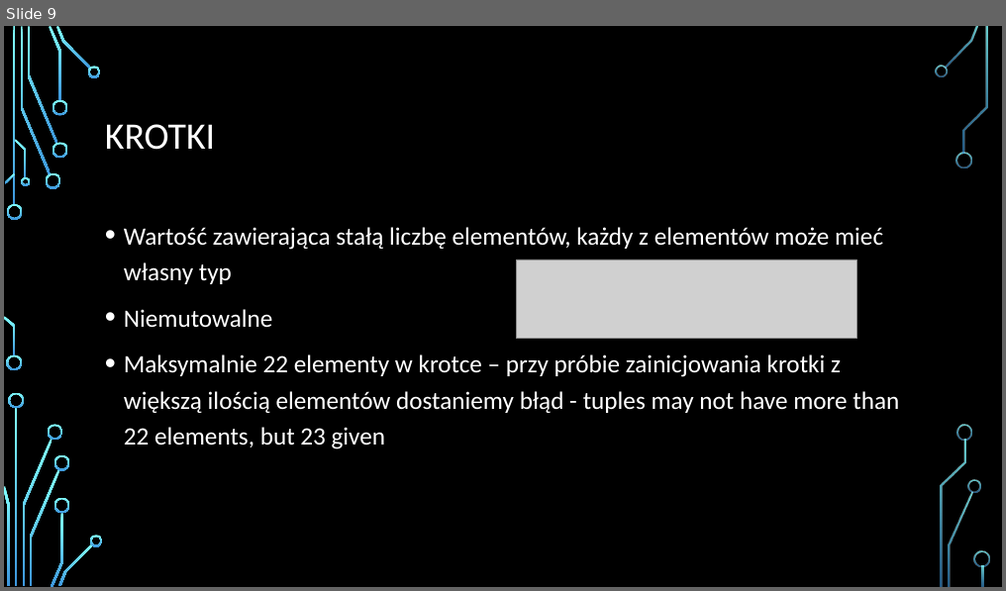
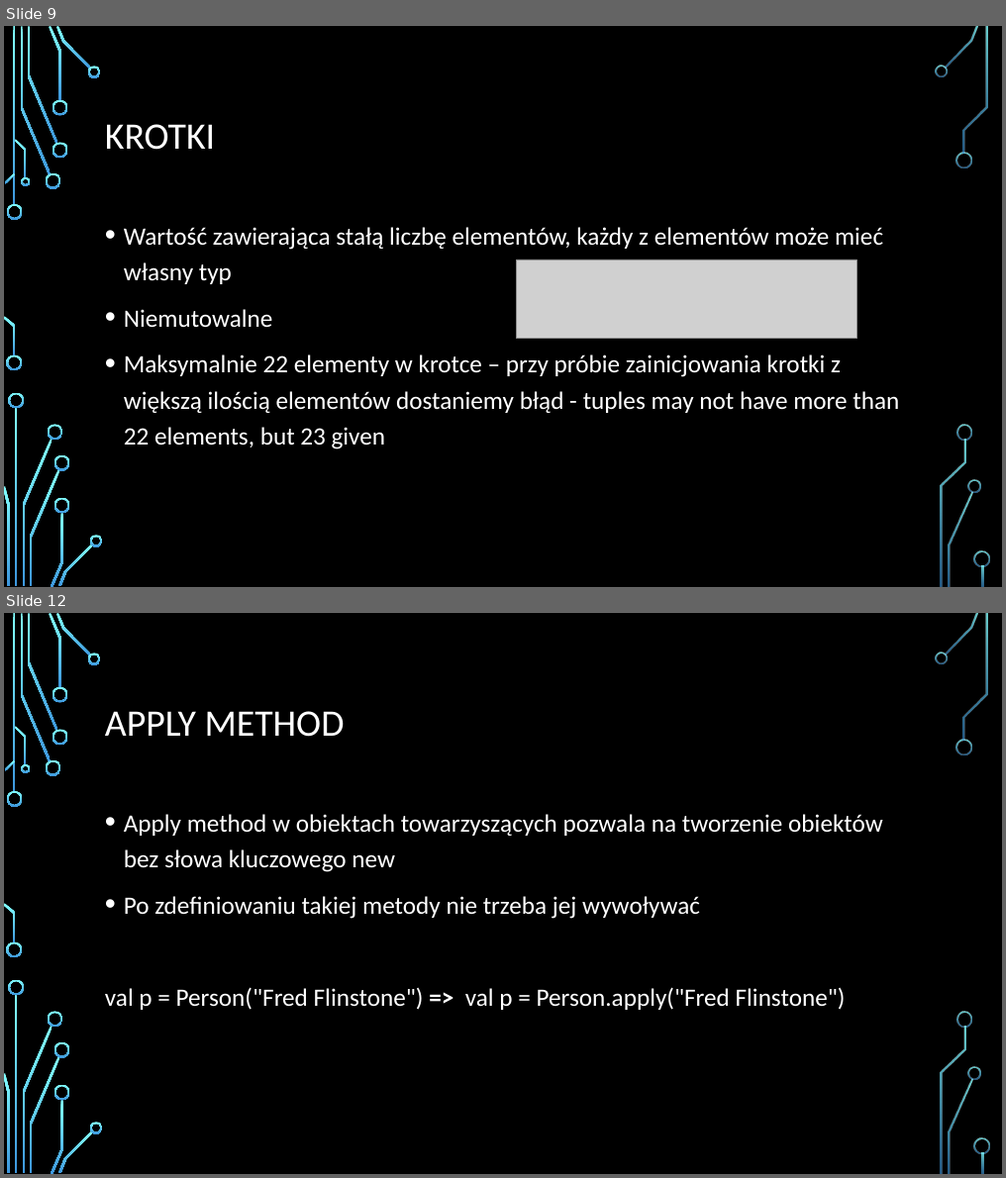
Before and after one commit to Bonniu/scala_workshop3, a slide deck: SCALA.pptx. Shown one above the other, each under a label of ours: slide 9 before the commit, slides 9 and 12 after it; the slides between them are not shown. The pictures are 1006x591 and 1006x1178 pixels, drawn with LibreOffice and Linux fonts; fonts in the diff are those of the drawing; grey boxes stand for pictures; background and template pictures are left out. Boxes give left, top, right and bottom in pixels: in the first picture for what was removed or moved away, otherwise in the second. Text is boxed around its words. In the diff, an @@ line names an element or a change of style, - is before the commit and + after.

Commit message:
companion objects and apply method, lambda functions

```diff
--- a/SCALA.pptx
+++ b/SCALA.pptx
@@ slide 12 added at box(4, 613, 1002, 1174), background picture (left out); not listed: 36 template elements that a slide beside it also shows @@
@@ title added at box(105, 711, 345, 737), 36 pt, text #FFFFFF @@
+APPLY METHOD
@@ text added at box(105, 814, 883, 1010), 24 pt, text #FFFFFF @@
+• Apply method w obiektach towarzyszących pozwala na tworzenie obiektów bez słowa kluczowego new
+• Po zdefiniowaniu takiej metody nie trzeba jej wywoływać
+val p = Person("Fred Flinstone") => val p = Person.apply("Fred Flinstone")
```
Also in this commit, not shown: 1 slide changed, 1 other slide added, 2 slides removed, 3 other files.
